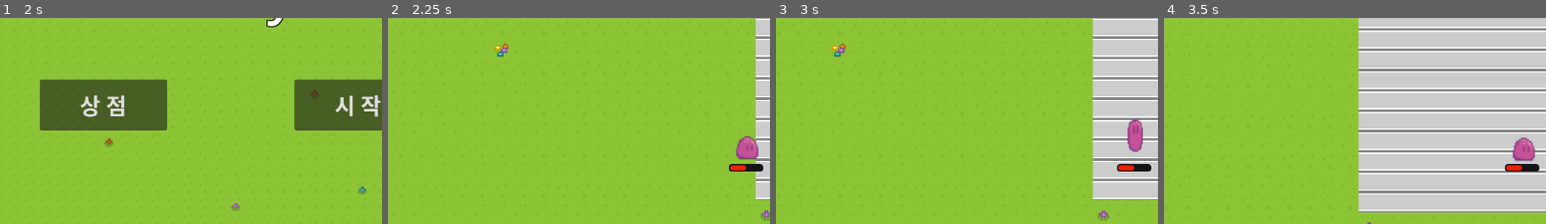
Above: before the commit, frames 1-4 (left to right).
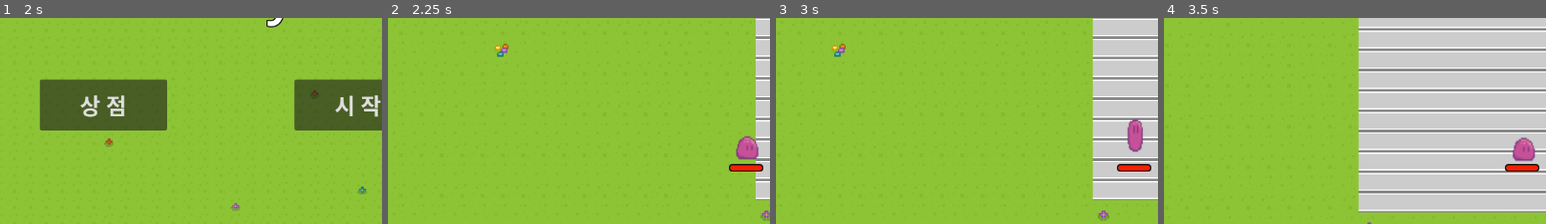
Above: after the commit, the same moments.

Repository: GroMoon/Git_Project
Game: Godot game, scene res://menu.tscn
The game is run twice, just before and just after one commit, with the same random seed, the same clock (stepped at 60 frames per second) and the same inputs.
Inputs (mouse positions are % of the whole screen's width and height, from its top left):
- Up to frame 1 (2 s): click "상 점" at 0.5 s; click "설 정" at 1.25 s
- Up to frame 2 (2.25 s): click "시 작" at 2 s
- Up to frame 3 (3 s): tap Enter at 2.75 s; move the mouse to (72, 45) at 2.77 s; hold D (right) from 2.78 s (still down)
- Up to frame 4 (3.5 s): keep holding D (right); tap W (up) at 3.02 s
The pictures show only the part of the screen within x 3-53%, y 19-69%; the shares and areas given below are measured in that part.

Frame 1 is identical in both runs. In frame 2, 0.1% of the frame differs, in the area x 93-98%, y 71-75%; in frame 3, 0.1%; in frame 4, 0.1%.

Commit message:
=== [CHARACTER-002] [DEV] 캐릭터-적 히트 알고리즘

Diff:
--- a/SlayerSurvival/Setting.gd
+++ b/SlayerSurvival/Setting.gd
@@ -1,15 +1,4 @@
 extends Button
-
-
-# Called when the node enters the scene tree for the first time.
-func _ready():
-	pass # Replace with function body.
-
-
-# Called every frame. 'delta' is the elapsed time since the previous frame.
-func _process(delta):
-	pass
-
 
 func _on_mouse_entered():
 	# 마우스 커서 위에 있을 때 Button Sound 재생
--- a/SlayerSurvival/Slime.gd
+++ b/SlayerSurvival/Slime.gd
@@ -20,13 +20,8 @@
 		hp = value
 		hp_bar.max_value = max_hp
 		hp_bar.value = hp
-
 		if hp > max_hp:
 			hp = max_hp
-		if hp <= 0:
-			# gameover sound
-			$gameover.play()
-			get_tree().change_scene_to_file("res://menu.tscn")
 
 func _ready():
 	# 캐릭터를 뷰포트 중앙으로 이동
@@ -38,7 +33,6 @@
 	set_random_direction()
 
 func _process(delta):
-	#hp -=1		#gameover 디버깅
 	# 키보드 입력 확인
 	if Input.is_action_pressed("right") or Input.is_action_pressed("left") or Input.is_action_pressed("up") or Input.is_action_pressed("down"):
 		idle_timer = 0.0
@@ -103,3 +97,20 @@
 
 	#? for debug
 	#print("New move direction: ", move_direction)
+
+# Enemy 충돌 시
+func Enemy_Collision(damage):
+	hp -= damage
+	print("현재 체력 : ", hp)
+	#knockback()
+	# die (hp <= 0)
+	if hp <= 0:
+		# gameover sound
+		$gameover.play()
+		get_tree().change_scene_to_file("res://menu.tscn")
+
+#func knockback():
+	#print(1)
+	#var knockback_strength = 1000 	# 넉백 >> move_and_slide(), 방향 설정, strength * 속도
+	#var knockback_direction =
+	#move_and_slide()
--- a/SlayerSurvival/Start.gd
+++ b/SlayerSurvival/Start.gd
@@ -4,10 +4,6 @@
 	get_tree().change_scene_to_file("res://test.tscn")
 
 
-func _on_click_sound_child_entered_tree(node):
-	pass # Replace with function body.
-
-
 func _on_mouse_entered():
 	# 마우스 커서 위에 있을 때 Button Sound 재생
 	$Button_sound.play()
--- a/SlayerSurvival/Store.gd
+++ b/SlayerSurvival/Store.gd
@@ -1,15 +1,4 @@
 extends Button
-
-
-# Called when the node enters the scene tree for the first time.
-func _ready():
-	pass # Replace with function body.
-
-
-# Called every frame. 'delta' is the elapsed time since the previous frame.
-func _process(delta):
-	pass
-
 
 func _on_mouse_entered():
 	# 마우스 커서 위에 있을 때 Click Sound 재생
--- a/SlayerSurvival/enemy/enemy_type_a.gd
+++ b/SlayerSurvival/enemy/enemy_type_a.gd
@@ -4,6 +4,8 @@
 var move_speed = 100
 # slime (플레이어) 노드에 대한 참조
 var player
+# 적 데미지
+var damage = 5
 
 func _ready():
 	# slime 노드 찾기 (예: 플레이어 노드가 "Slime"이라고 가정)
@@ -27,3 +29,8 @@
 		$AnimatedSprite2D.flip_h = velocity.x > 0
 	else:
 		$AnimatedSprite2D.play("enemy_type_A")
+
+
+# Player 가 구역 안에 닿을 때 실행
+func _on_collision_sensor_body_entered(body):
+	body.Enemy_Collision(damage)
--- a/SlayerSurvival/enemy/enemy_type_a.tscn
+++ b/SlayerSurvival/enemy/enemy_type_a.tscn
@@ -1,8 +1,9 @@
-[gd_scene load_steps=6 format=3 uid="uid://c13n4n14mdj5q"]
+[gd_scene load_steps=8 format=3 uid="uid://c13n4n14mdj5q"]
 
 [ext_resource type="Script" path="res://enemy/enemy_type_a.gd" id="1_crodv"]
 [ext_resource type="Texture2D" uid="uid://b47pidvlmav8b" path="res://enemy/enemy_type_A/Enemy sprites/ghost.png" id="1_vdv45"]
 [ext_resource type="Texture2D" uid="uid://cdy8vqci8q10o" path="res://enemy/enemy_type_A/Enemy sprites/ghost_normal.png" id="2_m80ss"]
+[ext_resource type="PackedScene" uid="uid://dbrnapriu7vw3" path="res://utillity/interaction_sensor.tscn" id="4_u1rsp"]
 
 [sub_resource type="SpriteFrames" id="SpriteFrames_m2asl"]
 animations = [{
@@ -19,11 +20,16 @@
 }]
 
 [sub_resource type="RectangleShape2D" id="RectangleShape2D_7cvvj"]
-size = Vector2(49, 40.25)
+size = Vector2(33.3333, 33.3333)
+
+[sub_resource type="CapsuleShape2D" id="CapsuleShape2D_d0kji"]
+radius = 7.0
+height = 16.0
 
 [node name="enemy_type_A" type="CharacterBody2D"]
 collision_layer = 4
-collision_mask = 5
+collision_mask = 7
+motion_mode = 1
 script = ExtResource("1_crodv")
 
 [node name="AnimatedSprite2D" type="AnimatedSprite2D" parent="."]
@@ -34,5 +40,17 @@
 speed_scale = 0.5
 
 [node name="CollisionShape2D" type="CollisionShape2D" parent="."]
+position = Vector2(-1.78814e-07, -1.19209e-07)
 scale = Vector2(0.3, 0.3)
 shape = SubResource("RectangleShape2D_7cvvj")
+
+[node name="collision_sensor" parent="." instance=ExtResource("4_u1rsp")]
+collision_layer = 4
+collision_mask = 2
+
+[node name="CollisionShape2D" parent="collision_sensor" index="0"]
+shape = SubResource("CapsuleShape2D_d0kji")
+
+[connection signal="body_entered" from="collision_sensor" to="." method="_on_collision_sensor_body_entered"]
+
+[editable path="collision_sensor"]
--- a/SlayerSurvival/project.godot
+++ b/SlayerSurvival/project.godot
@@ -58,4 +58,5 @@
 2d_physics/layer_1="map"
 2d_physics/layer_2="player"
 2d_physics/layer_3="enemy"
+2d_physics/layer_4="attack"
 2d_physics/layer_6="collision"
--- a/SlayerSurvival/slime.tscn
+++ b/SlayerSurvival/slime.tscn
@@ -67,6 +67,7 @@
 }]
 
 [sub_resource type="RectangleShape2D" id="RectangleShape2D_ix0sy"]
+size = Vector2(16.0606, 9.24242)
 
 [sub_resource type="StyleBoxFlat" id="StyleBoxFlat_vy0tr"]
 bg_color = Color(0.0784314, 0.0784314, 0.0784314, 1)
@@ -101,7 +102,7 @@
 speed_scale = 3.0
 
 [node name="CollisionShape2D" type="CollisionShape2D" parent="."]
-position = Vector2(1, 0)
+position = Vector2(0.500027, 18.25)
 scale = Vector2(3.3, 3.3)
 shape = SubResource("RectangleShape2D_ix0sy")
 
@@ -132,7 +133,7 @@
 theme_override_styles/background = SubResource("StyleBoxFlat_vy0tr")
 theme_override_styles/fill = SubResource("StyleBoxFlat_641nf")
 step = 1.0
-value = 50.0
+value = 100.0
 show_percentage = false
 metadata/_edit_use_anchors_ = true
 
--- /dev/null
+++ b/SlayerSurvival/utillity/interaction_sensor.tscn
@@ -0,0 +1,5 @@
+[gd_scene format=3 uid="uid://dbrnapriu7vw3"]
+
+[node name="interaction_sensor" type="Area2D"]
+
+[node name="CollisionShape2D" type="CollisionShape2D" parent="."]
